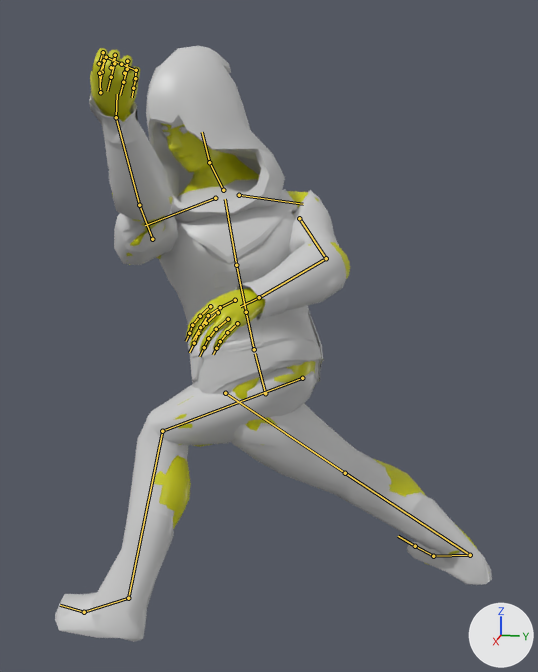
An edit to the glTF model assets/models/character/guardian_archer.glb, drawn before and after from the same camera.
Before and after are seen from a 50 mm camera at (1.927, 0.374, 1.259) aimed at (0.036, -0.004, 0.787). The lights are fixed; the arrows at lower right show +X, +Y and +Z. The picture after the commit comes second. Both versions are drawn at frame 31 of the action 'ScutumSwordSwing'; the numbers are the values there. The bones that change, and the others that lie on the model, are drawn over the model as lines.

Names of what the first picture shows: 'StoneArcher'.
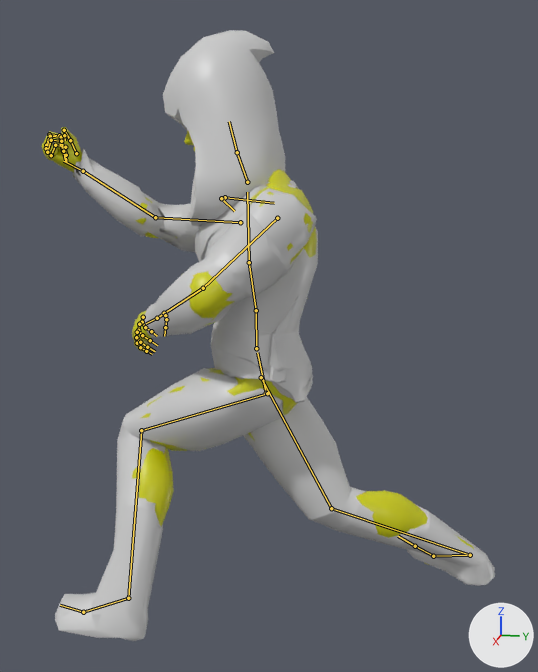
Boxes [x1, y1, x2, y2] around the edits, measured in the pictures (538 x 672 px):
```json
{"object": "StoneArcher", "change": "posed", "before": [55, 46, 492, 642], "after": [42, 30, 495, 641]}
{"bone": "pelvis", "before": "(265, 393) to (255, 353)", "after": "(266, 393) to (257, 352)"}
{"bone": "spine_02", "before": "(246, 312) to (236, 265)", "after": "(256, 310) to (249, 262)"}
{"bone": "spine_03", "before": "(236, 265) to (225, 199)", "after": "(249, 262) to (247, 192)"}
{"bone": "neck_01", "before": "(223, 190) to (209, 162)", "after": "(247, 182) to (237, 152)"}
{"bone": "Head", "before": "(209, 162) to (202, 132)", "after": "(237, 152) to (229, 121)"}
{"bone": "thigh_l", "before": "(302, 378) to (162, 431)", "after": "(267, 393) to (141, 430)"}
{"bone": "calf_l", "before": "(162, 431) to (128, 598)", "after": "(141, 430) to (128, 598)"}
{"bone": "foot_l", "before": "(128, 598) to (84, 612)", "after": "(128, 598) to (83, 612)"}
{"bone": "thigh_r", "before": "(225, 393) to (345, 473)", "after": "(261, 377) to (331, 508)"}
{"bone": "calf_r", "before": "(345, 473) to (470, 555)", "after": "(331, 508) to (470, 555)"}
```

Scene script edits in JSON lines:
```json
{"block": "bone_pelvis", "where": "bone_pelvis = bpy.data.objects['StatueRig'].pose.bones['pelvis']  # child of 'root'"}
{"op": "set", "path": "bone_pelvis.location", "old": "(-0.022, -0.31, 0.162)", "new": "(-0.022, -0.31, 0.161)"}
{"op": "set", "path": "bone_pelvis.rotation_quaternion", "old": "(0.716, -0.017, 0.697, 0.002)", "new": "(0.988, -0.04, 0.15, 0.021)", "note": "degrees (-40, 88, -38) -> degrees (-4, 17, 2)"}
{"block": "bone_spine_02", "where": "bone_spine_02 = bpy.data.objects['StatueRig'].pose.bones['spine_02']  # child of 'spine_01'"}
{"op": "set", "path": "bone_spine_02.rotation_quaternion", "old": "(0.988, 0.144, 0.052, -0.023)", "new": "(0.994, 0.108, 0.015, -0.007)", "note": "degrees (16, 6, -2) -> degrees (12, 2, -1)"}
{"block": "bone_spine_03", "where": "bone_spine_03 = bpy.data.objects['StatueRig'].pose.bones['spine_03']  # child of 'spine_02'"}
{"op": "set", "path": "bone_spine_03.rotation_quaternion", "old": "(0.987, -0.033, 0.155, 0.007)", "new": "(0.997, 0.055, 0.047, 0.002)", "note": "degrees (-4, 18, 0) -> degrees (6, 5, 1)"}
{"block": "bone_neck_01", "where": "bone_neck_01 = bpy.data.objects['StatueRig'].pose.bones['neck_01']  # child of 'spine_03'"}
{"op": "set", "path": "bone_neck_01.rotation_quaternion", "old": "(0.977, -0.115, -0.057, 0.172)", "new": "(0.994, -0.1, -0.017, 0.052)", "note": "degrees (-14, -4, 21) -> degrees (-12, -1, 6)"}
{"block": "bone_head", "where": "bone_head = bpy.data.objects['StatueRig'].pose.bones['Head']  # child of 'neck_01'"}
{"op": "set", "path": "bone_head.rotation_quaternion", "old": "(0.904, 0.114, -0.375, -0.172)", "new": "(0.993, 0.091, -0.048, -0.05)", "note": "degrees (26, -40, -31) -> degrees (11, -5, -6)"}
{"block": "bone_thigh_l", "where": "bone_thigh_l = bpy.data.objects['StatueRig'].pose.bones['thigh_l']  # child of 'pelvis'"}
{"op": "set", "path": "bone_thigh_l.rotation_quaternion", "old": "(0.733, -0.24, 0.219, 0.598)", "new": "(0.839, -0.456, -0.024, 0.298)", "note": "degrees (-6, 37, 76) -> degrees (-53, 13, 32)"}
{"block": "bone_calf_l", "where": "bone_calf_l = bpy.data.objects['StatueRig'].pose.bones['calf_l']  # child of 'thigh_l'"}
{"op": "set", "path": "bone_calf_l.rotation_quaternion", "old": "(0.852, 0.294, 0.177, -0.394)", "new": "(0.773, 0.424, 0.121, -0.455)", "note": "degrees (25, 32, -42) -> degrees (42, 35, -47)"}
{"block": "bone_foot_l", "where": "bone_foot_l = bpy.data.objects['StatueRig'].pose.bones['foot_l']  # child of 'calf_l'"}
{"op": "set", "path": "bone_foot_l.rotation_quaternion", "old": "(0.921, 0.142, -0.088, 0.351)", "new": "(0.951, 0.031, -0.183, 0.245)", "note": "degrees (12, -15, 40) -> degrees (-2, -21, 29)"}
{"block": "bone_thigh_r", "where": "bone_thigh_r = bpy.data.objects['StatueRig'].pose.bones['thigh_r']  # child of 'pelvis'"}
{"op": "set", "path": "bone_thigh_r.rotation_quaternion", "old": "(0.901, 0.296, 0.153, -0.28)", "new": "(0.946, 0.29, 0.103, -0.098)", "note": "degrees (30, 26, -27) -> degrees (33, 15, -7)"}
{"block": "bone_calf_r", "where": "bone_calf_r = bpy.data.objects['StatueRig'].pose.bones['calf_r']  # child of 'thigh_r'"}
{"op": "set", "path": "bone_calf_r.rotation_quaternion", "old": "(0.95, -0.073, 0.296, -0.06)", "new": "(0.9, 0.212, 0.287, 0.249)", "note": "degrees (-12, 34, -11) -> degrees (35, 24, 39)"}
{"block": "bone_foot_r", "where": "bone_foot_r = bpy.data.objects['StatueRig'].pose.bones['foot_r']  # child of 'calf_r'"}
{"op": "set", "path": "bone_foot_r.rotation_quaternion", "old": "(0.685, -0.423, 0.312, 0.505)", "new": "(0.825, -0.338, 0.451, 0.025)", "note": "degrees (-31, 59, 55) -> degrees (-56, 50, -24)"}
```
